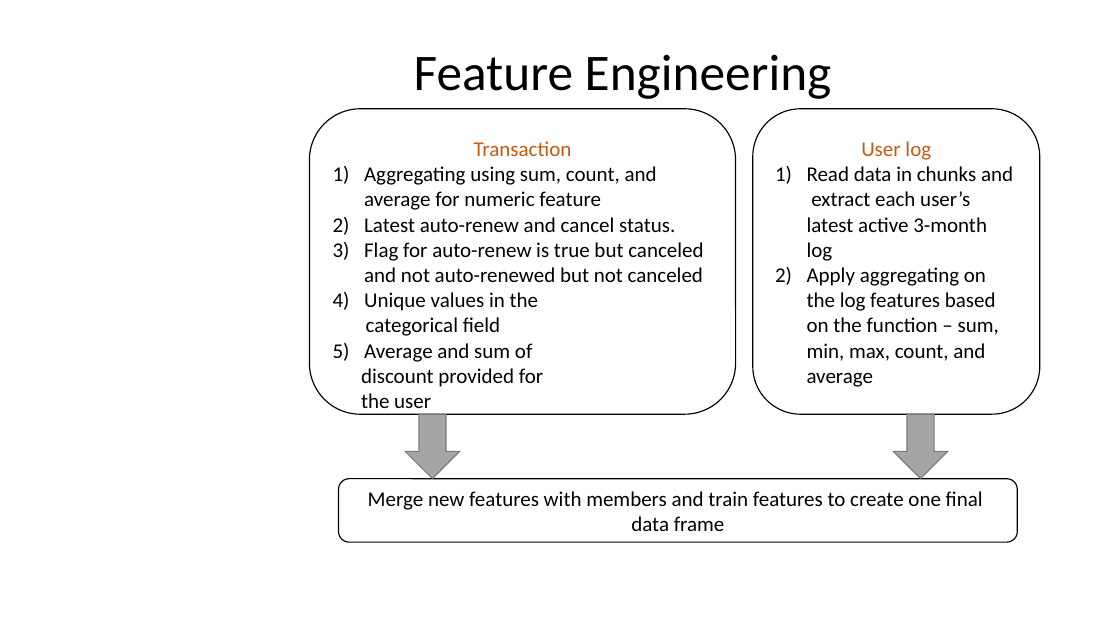
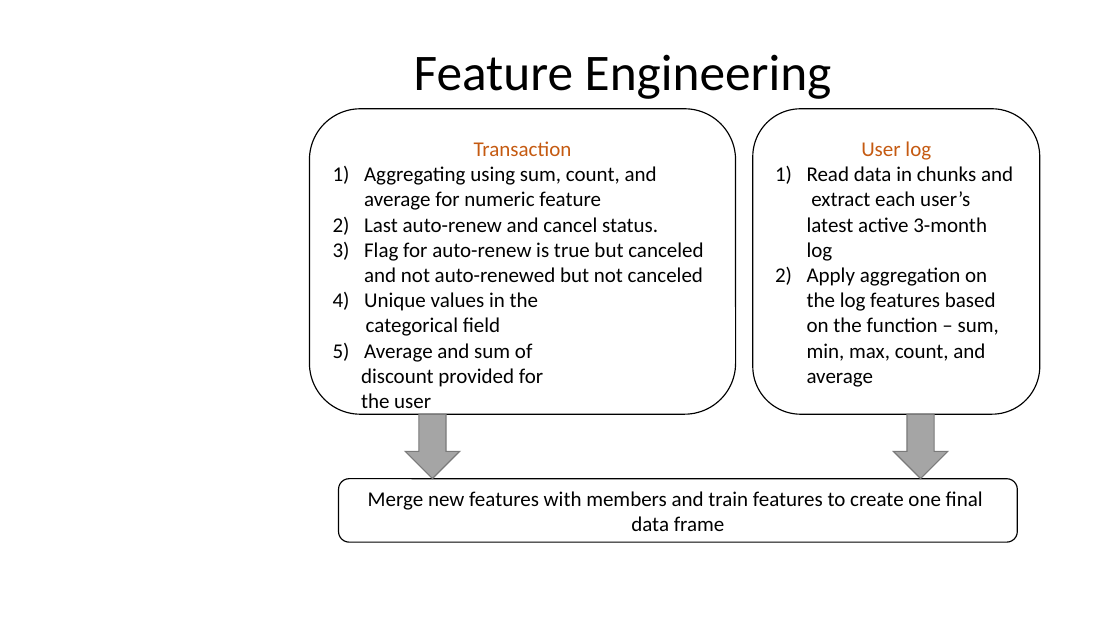
Before and after one commit to Elaveni16/Data-science, a slide deck: slide 7 of Capstone 2/WSDM - KKBox's Churn Prediction Challenge/docs/Capstone2_Final_Presentation–.pptx (slide 6 before the commit). Drawn at 1120x630 pixels with LibreOffice and Linux fonts; fonts in the diff are those of the drawing; background and template pictures are left out. Boxes give left, top, right and bottom in pixels: in the first picture for what was removed or moved away, otherwise in the second. Text is boxed around its words. In the diff, an @@ line names an element or a change of style, - is before the commit and + after.

```diff
--- a/Capstone 2/WSDM - KKBox's Churn Prediction Challenge/docs/Capstone2_Final_Presentation–.pptx
+++ b/Capstone 2/WSDM - KKBox's Churn Prediction Challenge/docs/Capstone2_Final_Presentation–.pptx
@@ text in rounded rectangle at <box>364,217,658,232</box>: text changed @@
-2) Latest auto-renew and cancel status.
+2) Last auto-renew and cancel status.
@@ text in rounded rectangle at <box>807,267,999,387</box>: text changed @@
-2) Apply aggregating on the log features based on the function – sum, min, max, count, and average
+2) Apply aggregation on the log features based on the function – sum, min, max, count, and average
```
Also in this commit, not shown: 5 other slides changed, 1 slide added.
